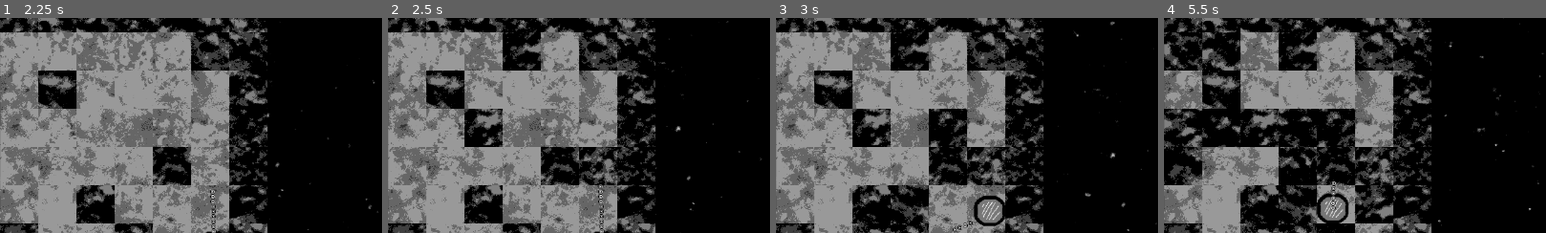
Above: before the commit, frames 1-4 (left to right).
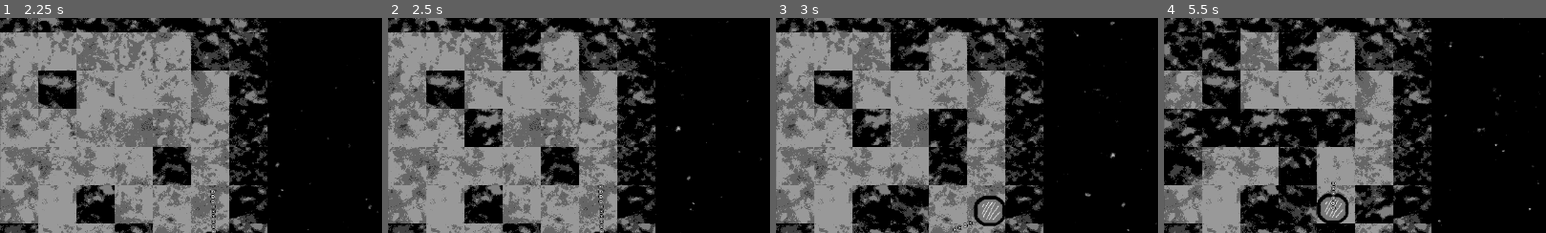
Above: after the commit, the same moments.

Repository: Indivicivet/ludumdare54
Game: Godot game, scene res://ludumdare54.tscn
Same seed, same stepped clock (60 frames per second), same inputs: the game is played once before the commit and once after it.
Inputs (mouse positions are % of the whole screen's width and height, from its top left):
- Up to frame 1 (2.25 s): move the mouse to (72, 45) at 0.52 s; press the mouse at (72, 45) at 0.53 s; hold Right (right) 0.53-1.28 s; move the mouse to (30, 55) at 1.27 s; release the mouse at (30, 55) at 1.28 s; hold Down (down) 1.28-2.03 s; click (30, 55) at 1.35 s; move the mouse to (60, 28) at 2.02 s; press the mouse at (60, 28) at 2.03 s; hold Right (right) from 2.03 s (still down)
- Up to frame 2 (2.5 s): keep holding Right (right)
- Up to frame 3 (3 s): move the mouse to (45, 70) at 2.77 s; release Right (right) at 2.78 s; release the mouse at (45, 70) at 2.78 s; hold Up (up) from 2.78 s (still down); click (45, 70) at 2.85 s
- Up to frame 4 (5.5 s): move the mouse to (80, 65) at 3.52 s; release Up (up) at 3.53 s; press the mouse at (80, 65) at 3.53 s; hold Left (left) 3.53-5.03 s; move the mouse to (20, 35) at 4.27 s; release the mouse at (20, 35) at 4.28 s; click (20, 35) at 4.35 s; move the mouse to (55, 50) at 5.02 s; press the mouse at (55, 50) at 5.03 s; hold Down (down) from 5.03 s (still down)
The pictures show only the part of the screen within x 33-83%, y 22-72%; the shares and areas given below are measured in that part.

Frame 1 is identical in both runs. In frame 2, 1.6% of the frame differs, in the area x 50-60%, y 60-78%; in frame 3, 1.6%; in frame 4, 3.4%, in the area x 40-60%, y 60-78%.

Commit message:
try to de-solidify tiles when they're shot - but collision disable doesn't work!?

Diff:
--- a/floor_or_block.gd
+++ b/floor_or_block.gd
@@ -6,11 +6,25 @@
 var rng = RandomNumberGenerator.new()
 
 var charring = 0.0
+var healing = 0.0
+
+
+func liquify():
+	get_node("tilesprite").texture = sprite_floor
+	get_node("CollisionShape2D").disabled = true
 
 
 func solidify():
 	get_node("tilesprite").texture = sprite_solid
 	get_node("CollisionShape2D").disabled = false
+
+
+func got_shot(other):
+	healing += 0.1
+	if healing > 1:
+		healing = 0
+		charring = 0
+		liquify()
 
 
 func _ready():
--- a/scripts/bullet_type1.gd
+++ b/scripts/bullet_type1.gd
@@ -12,5 +12,7 @@
 
 
 func _on_body_entered(body):
+	if body.has_method("got_shot"):
+		body.got_shot(self)
 	if not body.name == "player":
 		queue_free()
